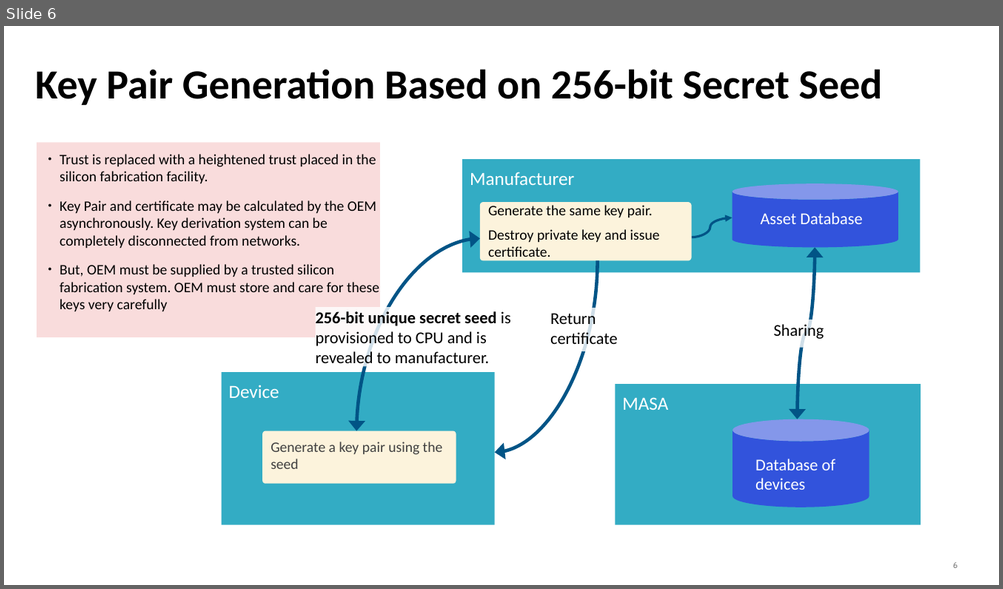
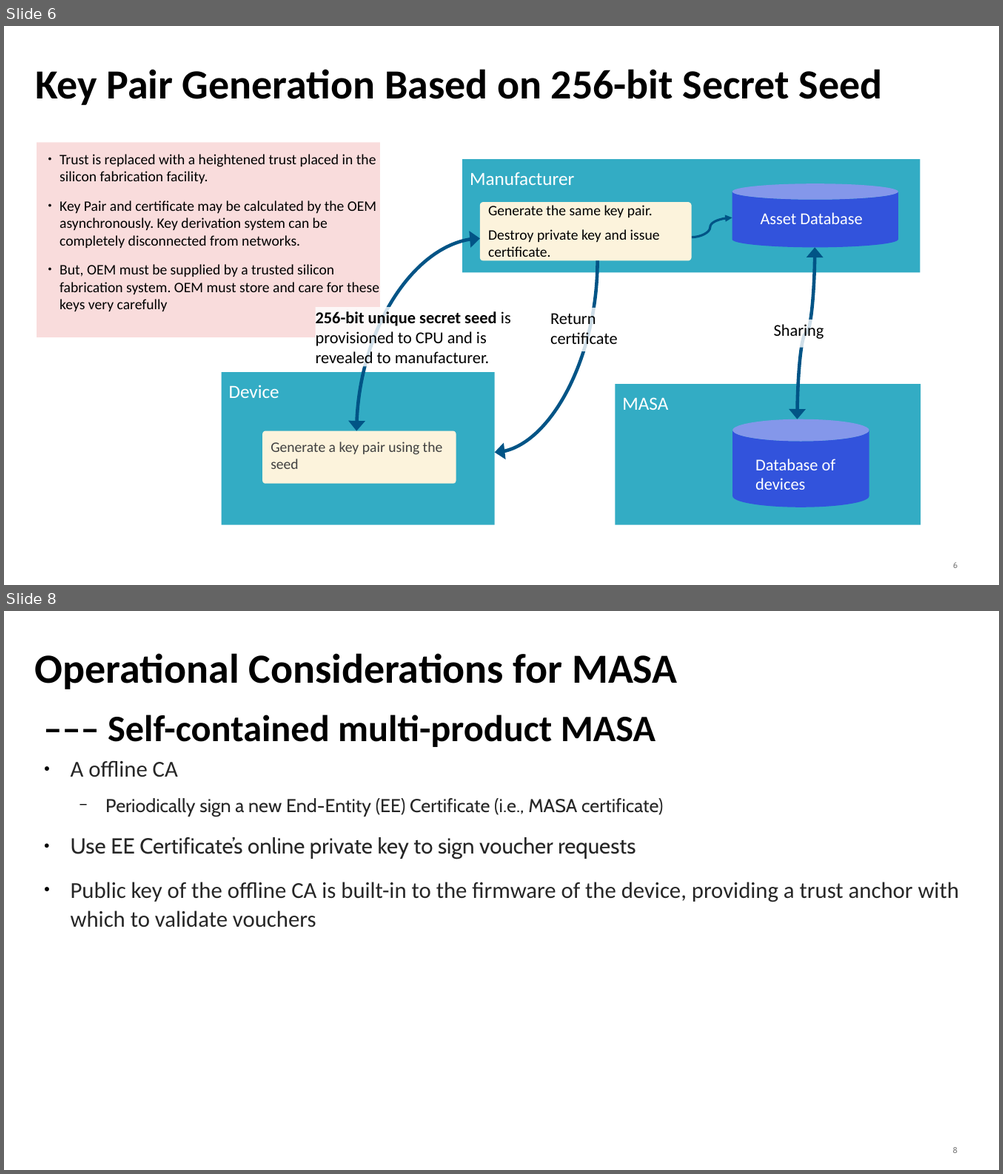
Before and after one commit to mcr/masa-operational-considerations, a slide deck: presentations/slides-anima-ietf107-masa-considerations.odp. Shown one above the other, each under a label of ours: slide 6 before the commit, slides 6 and 8 after it; the slides between them are not shown. The pictures are 1003x589 and 1003x1174 pixels, drawn with LibreOffice and Linux fonts; fonts in the diff are those of the drawing. Boxes give left, top, right and bottom in pixels: in the first picture for what was removed or moved away, otherwise in the second. Text is boxed around its words. In the diff, an @@ line names an element or a change of style, - is before the commit and + after.

```diff
--- a/presentations/slides-anima-ietf107-masa-considerations.odp
+++ b/presentations/slides-anima-ietf107-masa-considerations.odp
@@ slide 8 added at (4,611,999,1170), background #FFFFFF; not listed: 1 template element that a slide beside it also shows @@
@@ title added at (35,653,677,689), 40 pt, text #000000, bold @@
+Operational Considerations for MASA
@@ title added at (108,715,655,747), 36 pt, text #000000, bold @@
+––– Self-contained multi-product MASA
@@ text added at (71,761,959,928), 22 pt, text #262626 @@
+● A offline CA
+  − Periodically sign a new End-Entity (EE) Certificate (i.e., MASA certificate)
+● Use EE Certificate’s online private key to sign voucher requests
+● Public key of the offline CA is built-in to the firmware of the device, providing a trust anchor with which to validate vouchers
```
Also in this commit, not shown: 1 slide changed, 6 other slides added.
